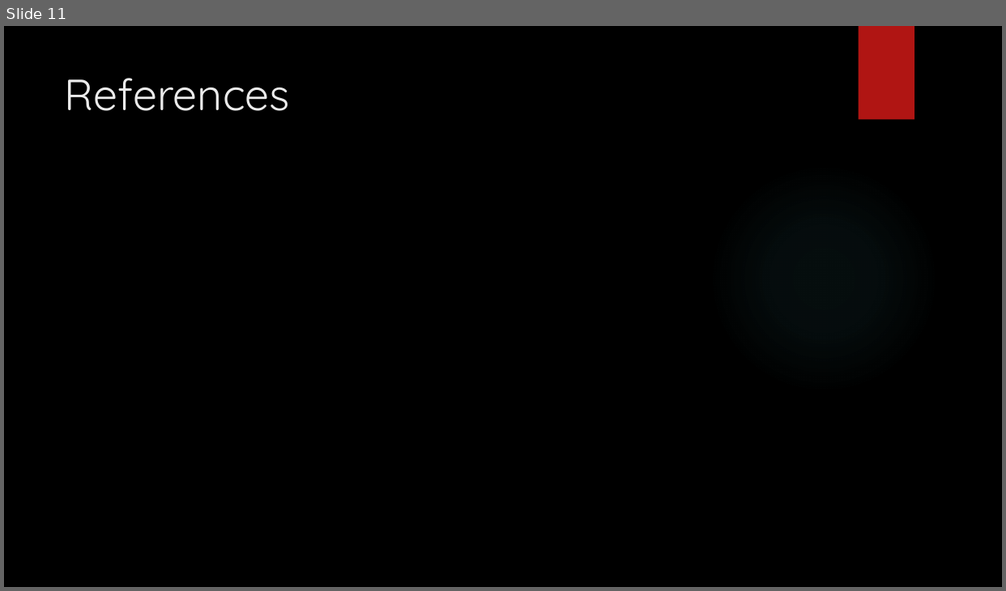
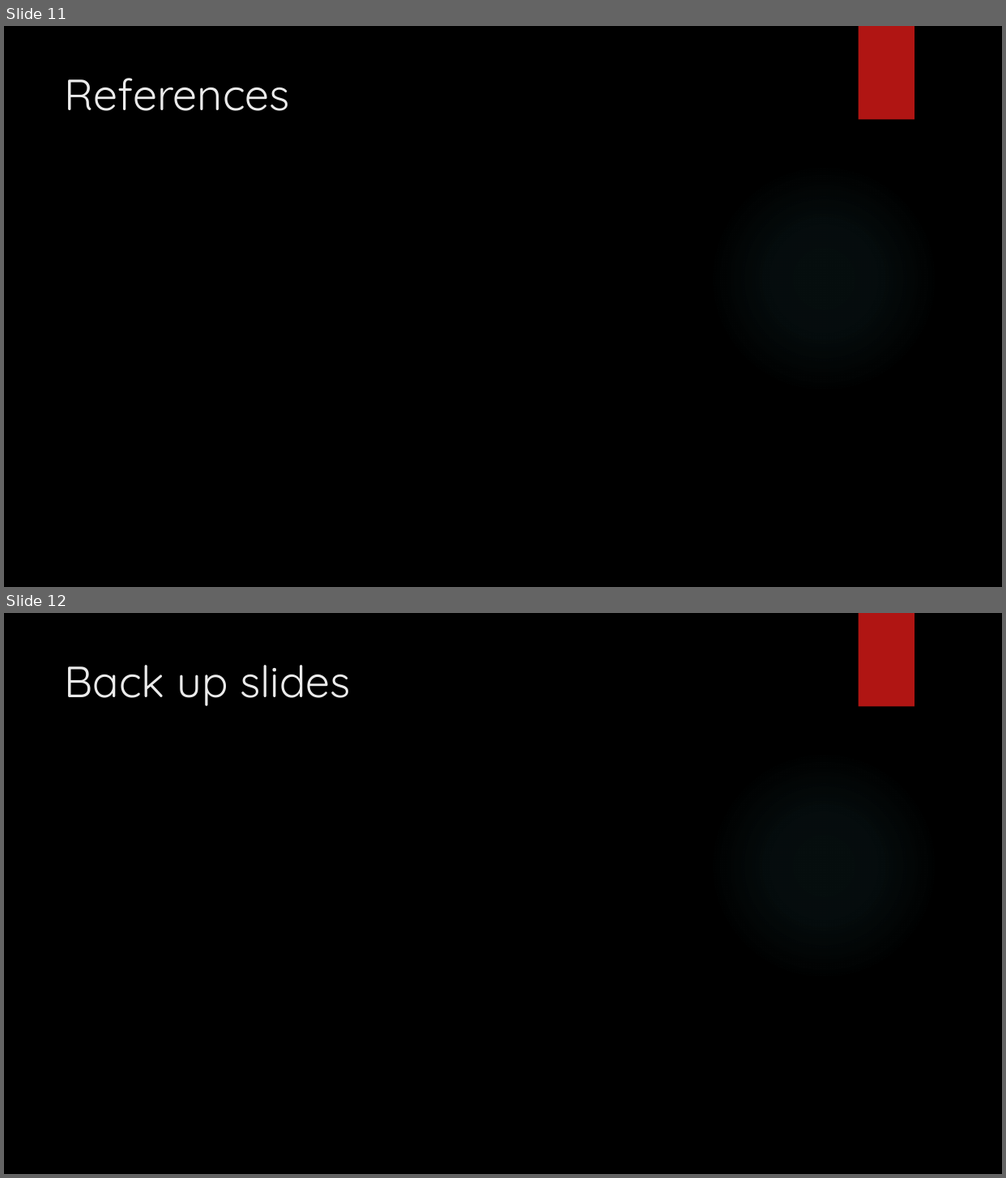
Before and after one commit to jasongraalum/CS533_Spring2018_Group2_Project, a slide deck: documents/Outline for Presentation.pptx. Shown one above the other, each under a label of ours: slide 11 before the commit, slides 11 and 12 after it. The pictures are 1006x591 and 1006x1178 pixels, drawn with LibreOffice and Linux fonts; fonts in the diff are those of the drawing; background and template pictures are left out. Boxes give left, top, right and bottom in pixels: in the first picture for what was removed or moved away, otherwise in the second. Text is boxed around its words. In the diff, an @@ line names an element or a change of style, - is before the commit and + after.

```diff
--- a/documents/Outline for Presentation.pptx
+++ b/documents/Outline for Presentation.pptx
@@ slide 12 added at (x1=4, y1=613, x2=1002, y2=1174), background picture (left out); not listed: 2 template elements that a slide beside it also shows @@
@@ title added at (x1=65, y1=665, x2=351, y2=706), 42 pt, text #EBEBEB @@
+Back up slides
```
Also in this commit, not shown: 3 slides changed, 1 other slide added.
